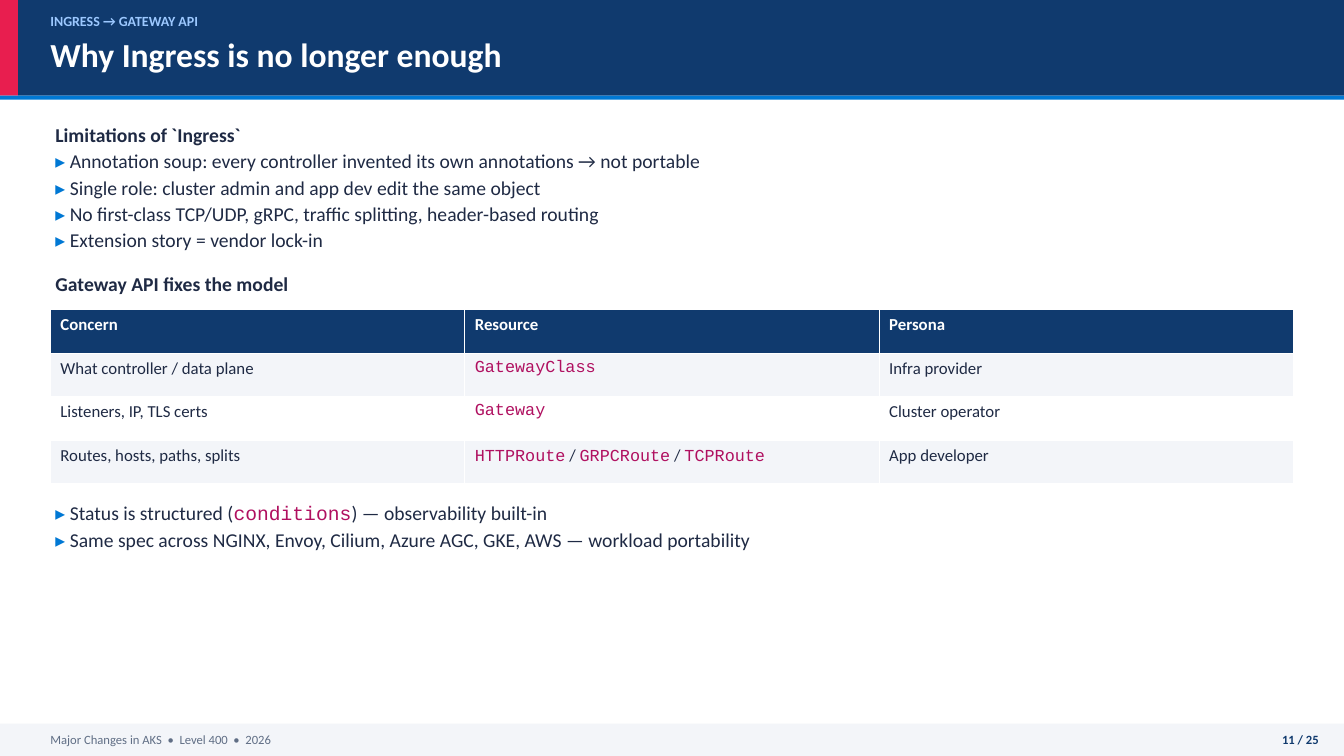
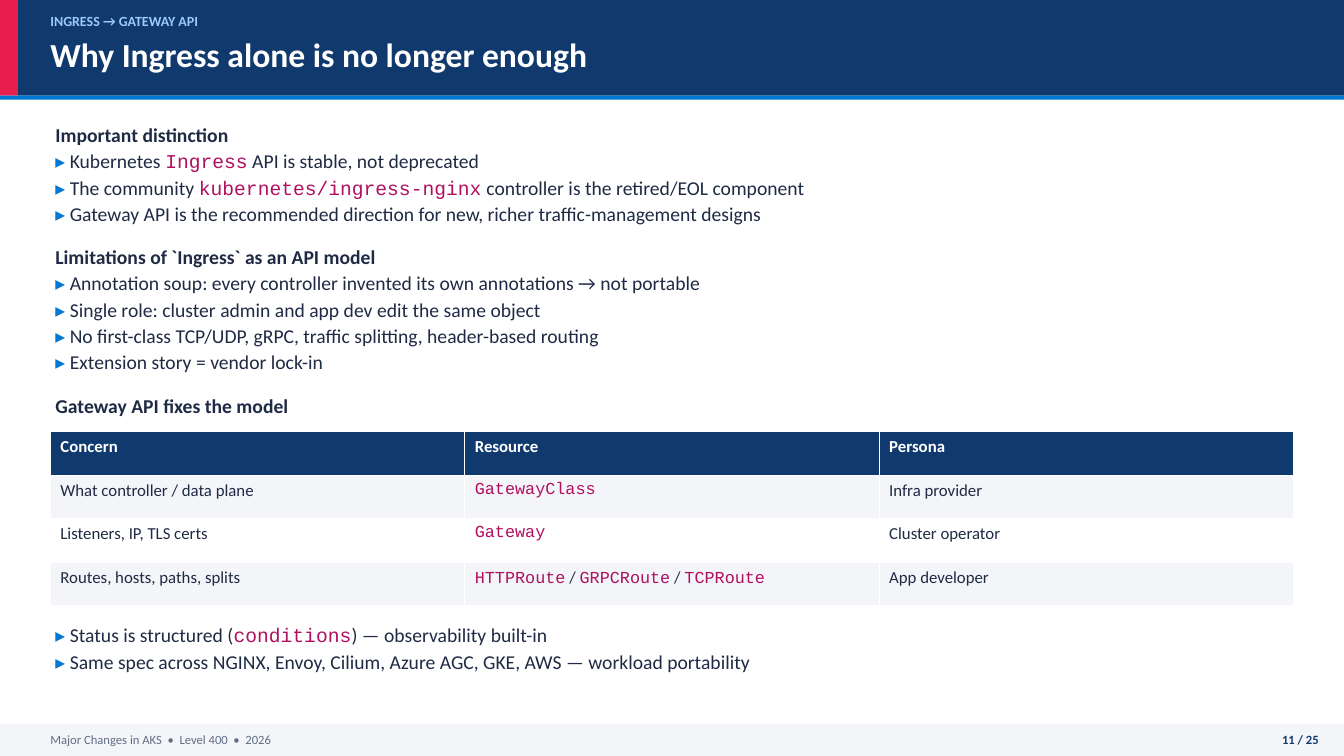
Before and after one commit to johankardell/aksingress2026, a slide deck: slide 11 of PRESENTATION.pptx. Drawn at 1344x756 pixels with LibreOffice and Linux fonts; fonts in the diff are those of the drawing. Boxes give left, top, right and bottom in pixels: in the first picture for what was removed or moved away, otherwise in the second. Text is boxed around its words. In the diff, an @@ line names an element or a change of style, - is before the commit and + after.

```diff
--- a/PRESENTATION.pptx
+++ b/PRESENTATION.pptx
@@ text at box(50, 43, 587, 73): text changed @@
-Why Ingress is no longer enough
+Why Ingress alone is no longer enough
@@ text added at box(55, 128, 805, 225), 14 pt, text #1F2A44 @@
+Important distinction
+▸ Kubernetes Ingress API is stable, not deprecated
+▸ The community kubernetes/ingress-nginx controller is the retired/EOL component
+▸ Gateway API is the recommended direction for new, richer traffic-management designs
@@ 3 texts, 1 table: place and size @@
-3 texts, 1 table at box(50, 128, 1294, 550)
+3 texts, 1 table at box(50, 250, 1294, 672)
@@ text at box(55, 250, 376, 268): text changed @@
-Limitations of `Ingress`
+Limitations of `Ingress` as an API model
```
Also in this commit, not shown: 3 other slides changed, 1 other file.
